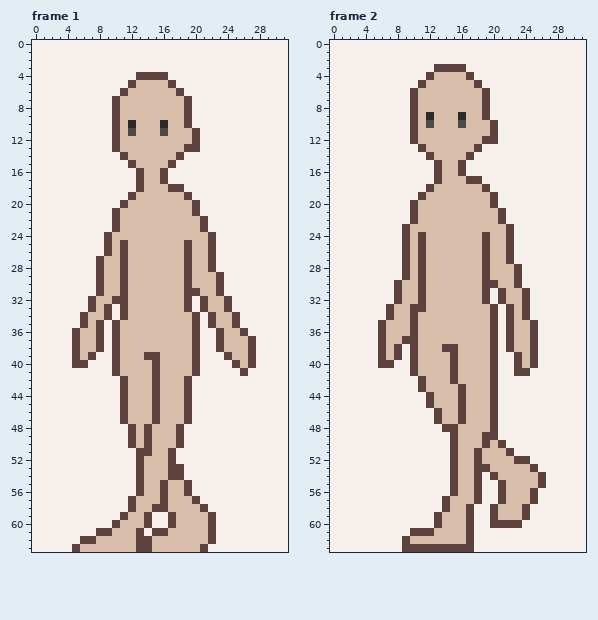
Two versions of one pixel-art file, assets/art/characters/asprite/character-walkcycle.aseprite. The first picture shows the starting point.
32x64 pixels, 8 frames. Shown: frame 1, frame 2. The commit also changed other frames, which this record leaves out.
After the commit:
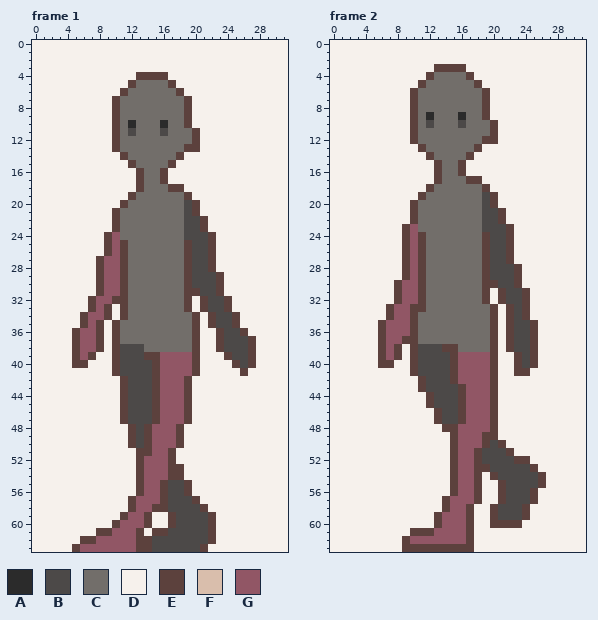
Palette (. is transparent): A #2b2b2b  B #4c4948  C #726e6a  D #f6f1ec  E #5c413d  F #d9beac  G #915665
The edit:
layer "skin-base" now hidden
Frame 1:
y 5: x 13..16 FFFF -> CCCC
y 6: x 12..17 FFFFFF -> CCCCCC
y 7..9: x 11..18 FFFFFFFF -> CCCCCCCC
y 10: x 11 F -> C; x 13..15 FFF -> CCC; x 17..18 FF -> CC
y 11: x 11 F -> C; x 13..15 FFF -> CCC; x 17..19 FFF -> CCC
y 12: x 11..19 FFFFFFFFF -> CCCCCCCCC
y 13: x 11..18 FFFFFFFF -> CCCCCCCC
y 14: x 12..17 FFFFFF -> CCCCCC
y 15: x 13..16 FFFF -> CCCC
y 16..17: x 14..15 FF -> CC
y 18: x 14..16 FFF -> CCC
y 19: x 13..18 FFFFFF -> CCCCCC
y 20: x 12..19 FFFFFFFF -> CCCCCCCB
y 21: x 11..19 FFFFFFFFF -> CCCCCCCCB
y 22..23: x 11..20 FFFFFFFFFF -> CCCCCCCCBB
y 24: x 10..21 FFFFFFFFFFFF -> GCCCCCCCCBBB
y 25..26: x 10 F -> G; x 12..18 FFFFFFF -> CCCCCCC; x 20..21 FF -> BB
y 27..28: x 9..10 FF -> GG; x 12..18 FFFFFFF -> CCCCCCC; x 20..21 FF -> BB
y 29..30: x 9..10 FF -> GG; x 12..18 FFFFFFF -> CCCCCCC; x 20..22 FFF -> BBB
y 31: x 9..10 FF -> GG; x 12..18 FFFFFFF -> CCCCCCC; x 21..22 FF -> BB
y 32: x 8..9 FF -> GG; x 12..18 FFFFFFF -> CCCCCCC; x 22..23 FF -> BB
y 33: x 8 F -> G; x 12..18 FFFFFFF -> CCCCCCC; x 22..23 FF -> BB
y 34: x 7..8 FF -> GG; x 12..19 FFFFFFFF -> CCCCCCCC; x 23..24 FF -> BB
y 35: x 7 F -> G; x 11..19 FFFFFFFFF -> CCCCCCCCC; x 23..24 FF -> BB
y 36: x 6..7 FF -> GG; x 11..19 FFFFFFFFF -> CCCCCCCCC; x 24..25 FF -> BB
y 37: x 6..7 FF -> GG; x 11..19 FFFFFFFFF -> CCCCCCCCC; x 24..26 FFF -> BBB
y 38: x 6..7 FF -> GG; x 11..19 FFFFFFFFF -> BBBCCCCCC; x 24..26 FFF -> BBB
y 39: x 6 F -> G; x 11..13 FFF -> BBB; x 16..19 FFFF -> GGGG; x 25..26 FF -> BB
y 40: x 11..14 FFFF -> BBBB; x 16..19 FFFF -> GGGG; x 26 F -> B
y 41: x 11..14 FFFF -> BBBB; x 16..19 FFFF -> GGGG
y 42..47: x 12..14 FFF -> BBB; x 16..18 FFF -> GGG
y 48..50: x 13 F -> B; x 15..17 FFF -> GGG
y 51: x 15..16 FF -> GG
y 52..54: x 14..16 FFF -> GGG
y 55..56: x 14..15 FF -> GG; x 17..18 FF -> BB
y 57: x 13..15 FFF -> GGG; x 17..19 FFF -> BBB
y 58: x 13..14 FF -> GG; x 17..20 FFFF -> BBBB
y 59: x 12..13 FF -> GG; x 18..21 FFFF -> BBBB
y 60: x 11..13 FFF -> GGG; x 18..21 FFFF -> BBBB
y 61: x 10..12 FFF -> GGG; x 17..21 FFFFF -> BBBBB
y 62: x 8..12 FFFFF -> GGGGG; x 15..21 FFFFFFF -> BBBBBBB
y 63: x 6..12 FFFFFFF -> GGGGGGG; x 15..20 FFFFFF -> BBBBBB
Frame 2:
y 4: x 13..16 FFFF -> CCCC
y 5: x 12..17 FFFFFF -> CCCCCC
y 6..8: x 11..18 FFFFFFFF -> CCCCCCCC
y 9: x 11 F -> C; x 13..15 FFF -> CCC; x 17..18 FF -> CC
y 10: x 11 F -> C; x 13..15 FFF -> CCC; x 17..19 FFF -> CCC
y 11: x 11..19 FFFFFFFFF -> CCCCCCCCC
y 12: x 11..18 FFFFFFFF -> CCCCCCCC
y 13: x 12..17 FFFFFF -> CCCCCC
y 14: x 13..16 FFFF -> CCCC
y 15..16: x 14..15 FF -> CC
y 17: x 14..16 FFF -> CCC
y 18: x 13..18 FFFFFF -> CCCCCC
y 19: x 12..19 FFFFFFFF -> CCCCCCCB
y 20: x 11..19 FFFFFFFFF -> CCCCCCCCB
y 21..22: x 11..20 FFFFFFFFFF -> CCCCCCCCBB
y 23: x 10..21 FFFFFFFFFFFF -> GCCCCCCCCBBB
y 24..27: x 10 F -> G; x 12..18 FFFFFFF -> CCCCCCC; x 20..21 FF -> BB
y 28..29: x 10 F -> G; x 12..18 FFFFFFF -> CCCCCCC; x 20..22 FFF -> BBB
y 30: x 9..10 FF -> GG; x 12..18 FFFFFFF -> CCCCCCC; x 21..22 FF -> BB
y 31..32: x 9..10 FF -> GG; x 12..18 FFFFFFF -> CCCCCCC; x 22..23 FF -> BB
y 33: x 8..9 FF -> GG; x 12..19 FFFFFFFF -> CCCCCCCC; x 23 F -> B
y 34: x 8..9 FF -> GG; x 11..19 FFFFFFFFF -> CCCCCCCCC; x 23 F -> B
y 35..36: x 7..9 FFF -> GGG; x 11..19 FFFFFFFFF -> CCCCCCCCC; x 23..24 FF -> BB
y 37: x 7..8 FF -> GG; x 11..19 FFFFFFFFF -> CCCCCCCCC; x 23..24 FF -> BB
y 38: x 7 F -> G; x 11..13 FFF -> BBB; x 16..19 FFFF -> CCCC; x 23..24 FF -> BB
y 39: x 7 F -> G; x 11..14 FFFF -> BBBB; x 16..19 FFFF -> GGGG; x 24 F -> B
y 40: x 11..14 FFFF -> BBBB; x 16..19 FFFF -> GGGG; x 24 F -> B
y 41: x 11..14 FFFF -> BBBB; x 16..19 FFFF -> GGGG
y 42: x 12..14 FFF -> BBB; x 16..19 FFFF -> GGGG
y 43: x 12..15 FFFF -> BBBB; x 17..19 FFF -> GGG
y 44..45: x 13..15 FFF -> BBB; x 17..19 FFF -> GGG
y 46..47: x 14..15 FF -> BB; x 17..19 FFF -> GGG
y 48: x 16..19 FFFF -> GGGG
y 49: x 16..18 FFF -> GGG
y 50: x 16..18 FFF -> GGG; x 20 F -> B
y 51: x 16..17 FF -> GG; x 19..21 FFF -> BBB
y 52: x 16..17 FF -> GG; x 19..22 FFFF -> BBBB
y 53: x 16..17 FF -> GG; x 20..24 FFFFF -> BBBBB
y 54: x 16..17 FF -> GG; x 21..25 FFFFF -> BBBBB
y 55: x 16..17 FF -> GG; x 22..25 FFFF -> BBBB
y 56: x 16..17 FF -> GG; x 22..24 FFF -> BBB
y 57: x 15..17 FFF -> GGG; x 22..24 FFF -> BBB
y 58: x 15..16 FF -> GG; x 21..23 FFF -> BBB
y 59: x 14..16 FFF -> GGG; x 21..23 FFF -> BBB
y 60: x 14..16 FFF -> GGG
y 61: x 13..16 FFFF -> GGGG
y 62: x 10..16 FFFFFFF -> GGGGGGG
Where, in picture pixels (left, top, right, bottom), the same in both pictures:
changed: (80, 80, 248, 552)
changed: (386, 72, 538, 544)
